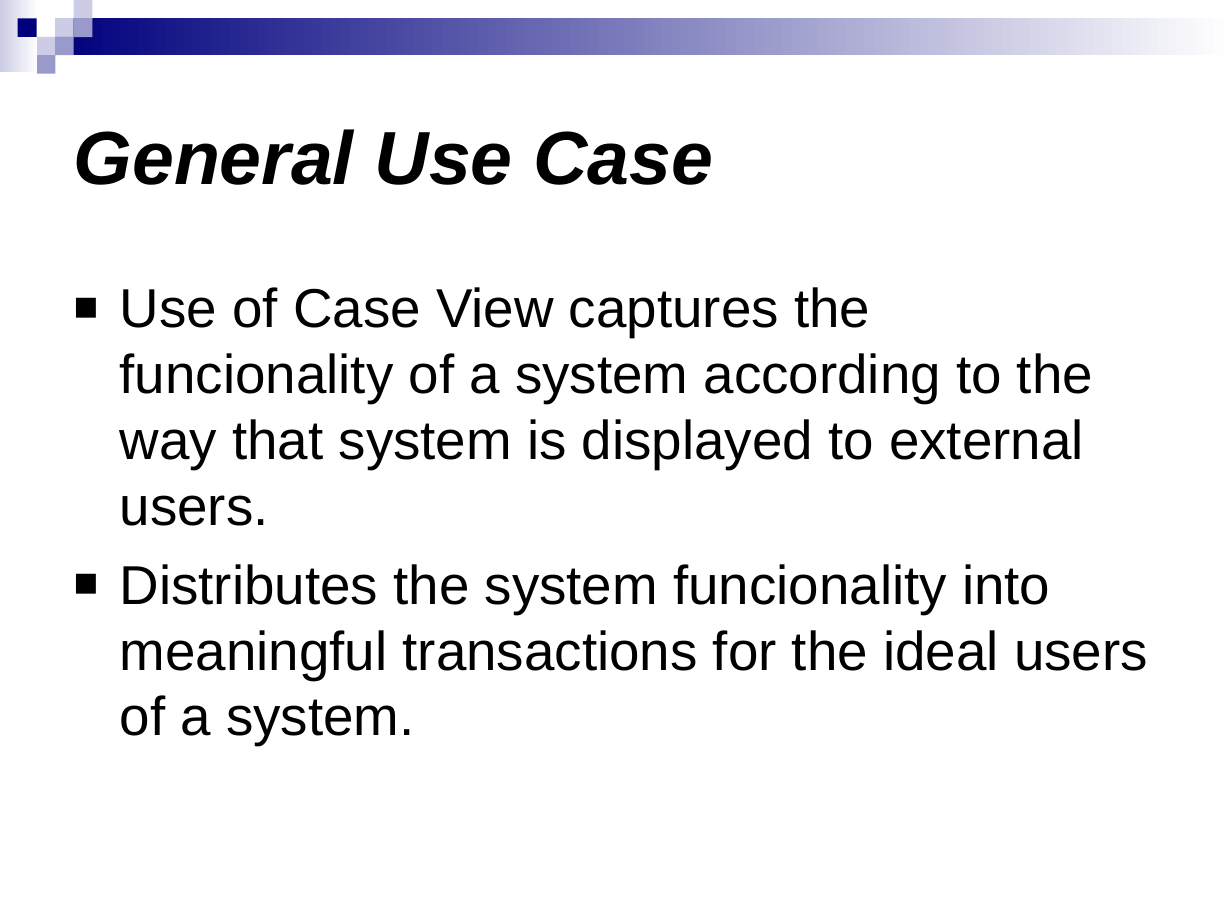
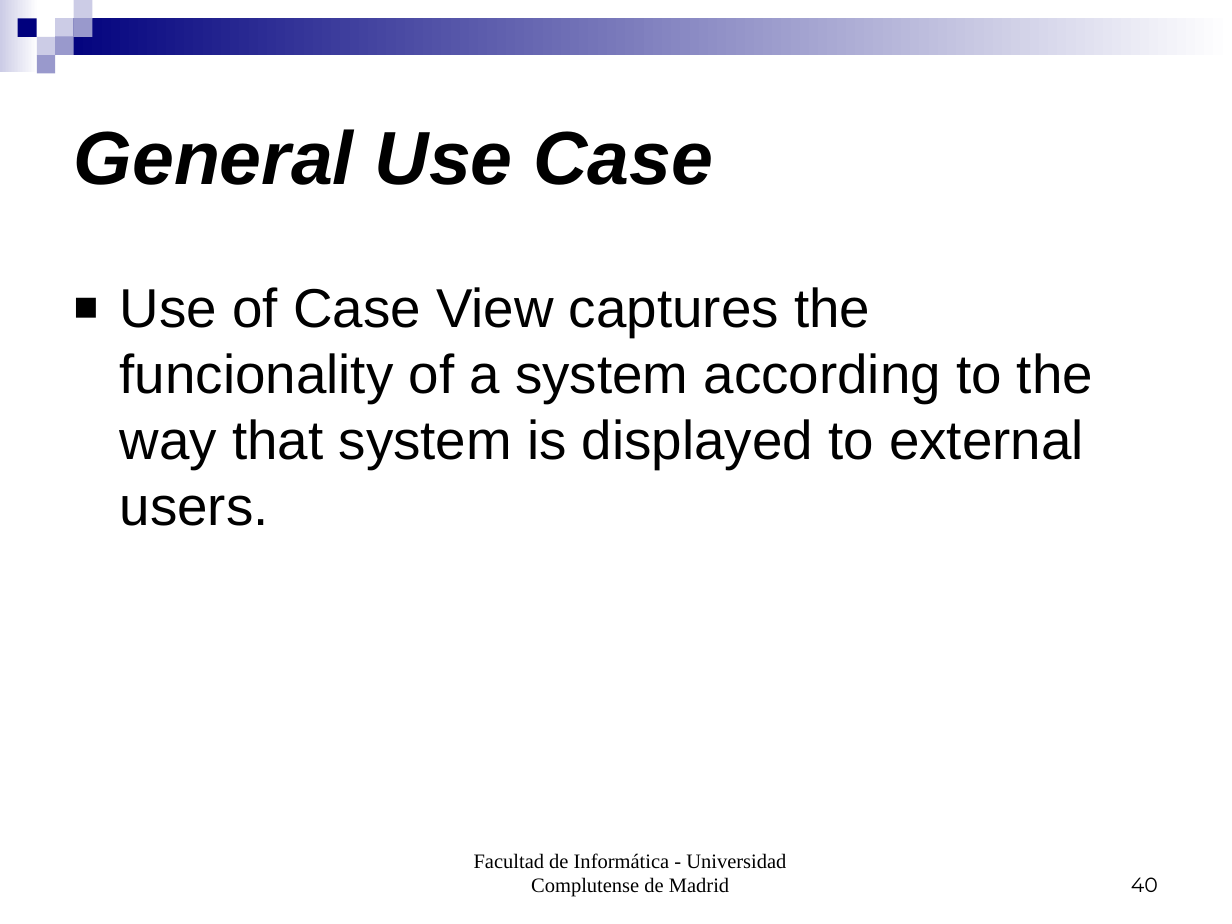
Before and after one commit to salcedonia/egorilla-software-engineering-2008-2009, a slide deck: slide 40 of doc/PresentacionIS.ppt (slide 47 before the commit). Drawn at 1232x924 pixels with LibreOffice and Linux fonts; fonts in the diff are those of the drawing. Boxes give left, top, right and bottom in pixels: in the first picture for what was removed or moved away, otherwise in the second. Text is boxed around its words. In the diff, an @@ line names an element or a change of style, - is before the commit and + after.

```diff
--- a/doc/PresentacionIS.ppt
+++ b/doc/PresentacionIS.ppt
@@ text at [120, 564, 1148, 745]: paragraph removed @@
-■ Distributes the system funcionality into meaningful transactions for the ideal users of a system.
@@ text added at [474, 853, 786, 897], 12 pt, text #000000 @@
+Facultad de Informática - Universidad Complutense de Madrid
@@ page number added at [1131, 877, 1158, 892], 12 pt, text #000000 @@
+40
```
Also in this commit, not shown: 47 other slides changed, 4 slides added, 9 slides removed.
